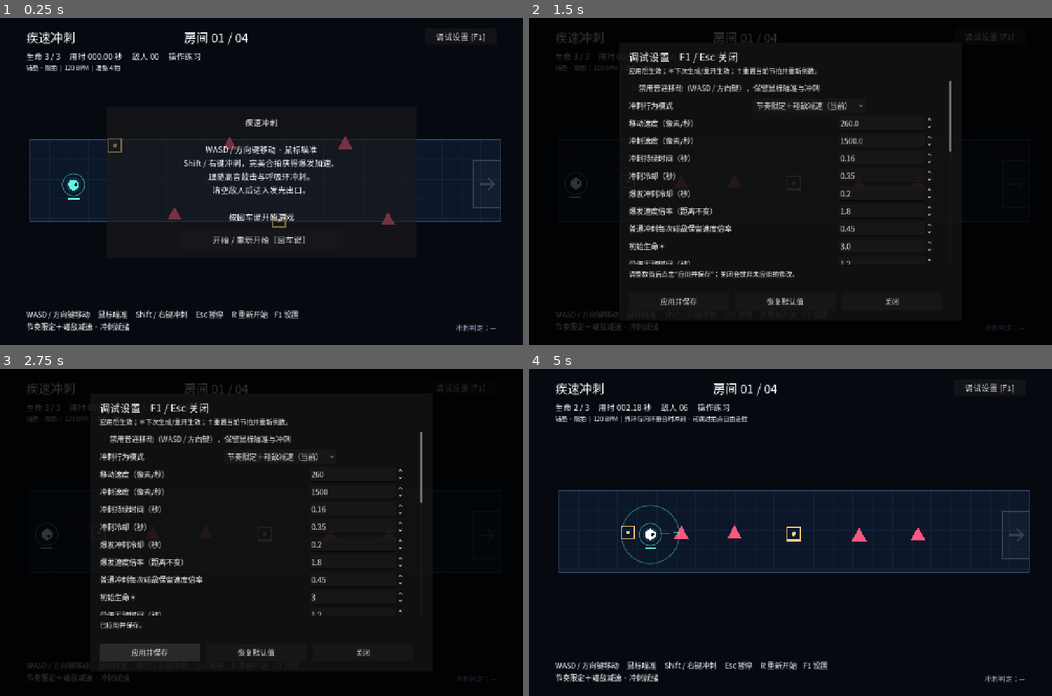
Above: before the commit, frames 1-4 (two rows, left to right).
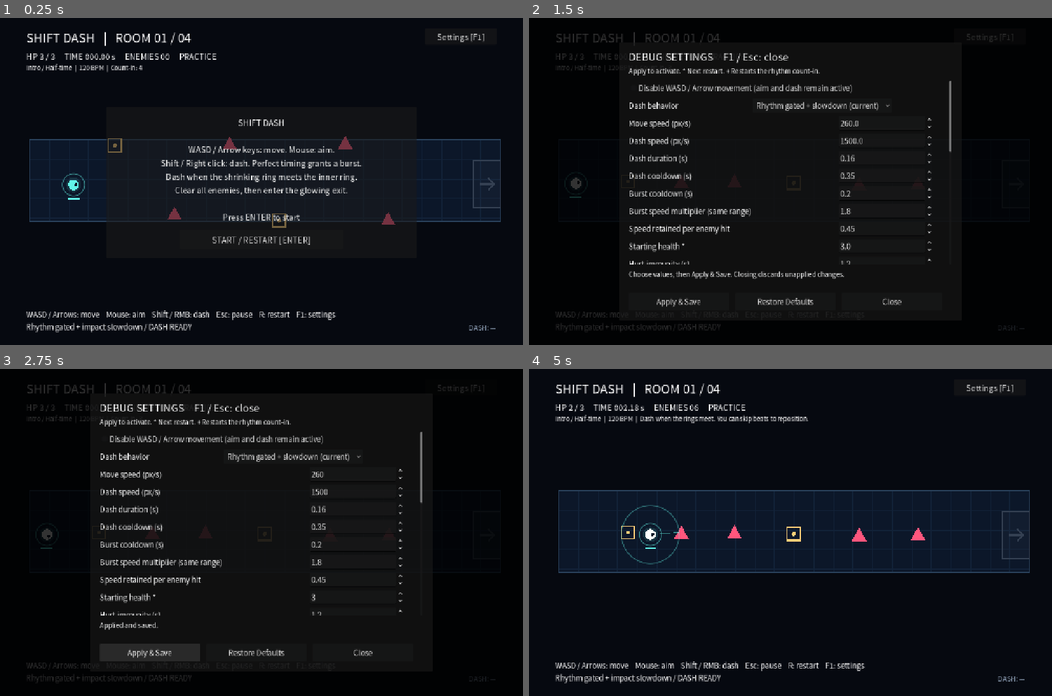
Above: after the commit, the same moments.

Repository: SinonXZH/Shift-dash
Game: Godot game, scene res://scenes/main.tscn
Same seed, same stepped clock (60 frames per second), same inputs: the game is played once before the commit and once after it.
Inputs (mouse positions are in pixels of both pictures, inside the frame that each line leads up to):
- Up to frame 1 (0.25 s): no input
- Up to frame 2 (1.5 s): click "开始 / 重新开始［回车键］" (after the commit: "START / RESTART [ENTER]") at 0.5 s; click "调试设置 [F1]" (after the commit: "Settings [F1]") at 1.25 s
- Up to frame 3 (2.75 s): click "应用并保存" (after the commit: "Apply & Save") at 2 s
- Up to frame 4 (5 s): click "恢复默认值" (after the commit: "Restore Defaults") at 2.75 s; click (889, 653) at 3.5 s, where only the run before the commit has a clickable "关闭"; tap Enter at 4.25, 4.35 s; move the mouse to (905, 516) at 4.27 s; hold D from 4.28 s (still down); click (905, 516) at 4.42 s

The runs differ from the first frame. In frame 1, 5.5% of the frame differs, in the area x 5-94%, y 4-97%; in frame 2, 5.5%; in frame 3, 5.1%; in frame 4, 3.4%.

Commit message:
feat: localize the game interface to English

Diff:
--- a/scenes/ui/game_ui.tscn
+++ b/scenes/ui/game_ui.tscn
@@ -1,7 +1,7 @@
 [gd_scene load_steps=4 format=3]
 [ext_resource type="Script" path="res://scripts/game_ui.gd" id="1"]
 [sub_resource type="SystemFont" id="Font"]
-font_names = PackedStringArray("Microsoft YaHei", "Noto Sans CJK SC", "PingFang SC", "sans-serif")
+font_names = PackedStringArray("Segoe UI", "Microsoft YaHei", "Noto Sans CJK SC", "PingFang SC", "sans-serif")
 [sub_resource type="Theme" id="Theme"]
 default_font = SubResource("Font")
 default_font_size = 20
@@ -23,7 +23,7 @@
 offset_bottom = 67.0
 mouse_filter = 2
 theme_override_font_sizes/font_size = 30
-text = "疾速冲刺"
+text = "SHIFT DASH"
 
 [node name="Stats" type="Label" parent="HUD"]
 offset_left = 64.0
@@ -32,7 +32,7 @@
 offset_bottom = 112.0
 mouse_filter = 2
 theme_override_font_sizes/font_size = 20
-text = "生命 3 / 3"
+text = "HP 3 / 3"
 
 [node name="Rhythm" type="Label" parent="HUD"]
 offset_left = 64.0
@@ -41,7 +41,7 @@
 offset_bottom = 132.0
 mouse_filter = 2
 theme_override_font_sizes/font_size = 15
-text = "节奏提示"
+text = "Rhythm guide"
 
 [node name="Footer" type="Label" parent="HUD"]
 offset_left = 64.0
@@ -50,7 +50,7 @@
 offset_bottom = 782.0
 mouse_filter = 2
 theme_override_font_sizes/font_size = 18
-text = "操作提示"
+text = "Controls"
 
 [node name="Feedback" type="Label" parent="HUD"]
 offset_left = 950.0
@@ -59,14 +59,14 @@
 offset_bottom = 774.0
 mouse_filter = 2
 theme_override_font_sizes/font_size = 17
-text = "冲刺判定：—"
+text = "DASH: --"
 
 [node name="Settings" type="Button" parent="HUD"]
 offset_left = 1040.0
 offset_top = 25.0
 offset_right = 1216.0
 offset_bottom = 65.0
-text = "调试设置 [F1]"
+text = "Settings [F1]"
 [node name="Overlay" type="Panel" parent="HUD"]
 offset_left = 260.0
 offset_top = 218.0
@@ -84,4 +84,4 @@
 offset_top = 300.0
 offset_right = 580.0
 offset_bottom = 348.0
-text = "开始 / 重新开始［回车键］"
+text = "START / RESTART [ENTER]"
--- a/scripts/dash_behavior.gd
+++ b/scripts/dash_behavior.gd
@@ -7,6 +7,6 @@
 	var perfect := error <= perfect_window and onbeat
 	if mode in [Mode.RHYTHM_GATED, Mode.CONTACT_SLOWDOWN]:
 		return {"allowed": onbeat, "empowered": perfect, "confirmed": onbeat,
-			"perfect": perfect, "label": "完美" if perfect else ("合拍" if onbeat else ("本拍已使用" if not fresh_beat and error <= good_window else "未合拍"))}
+			"perfect": perfect, "label": "PERFECT" if perfect else ("ON BEAT" if onbeat else ("BEAT USED" if not fresh_beat and error <= good_window else "OFF BEAT"))}
 	return {"allowed": true, "empowered": onbeat, "confirmed": onbeat,
-		"perfect": perfect, "label": "完美" if perfect else ("合拍" if onbeat else "自由冲刺")}
+		"perfect": perfect, "label": "PERFECT" if perfect else ("ON BEAT" if onbeat else "FREE DASH")}
--- a/scripts/debug_settings.gd
+++ b/scripts/debug_settings.gd
@@ -6,32 +6,32 @@
 const SAVE_PATH := "user://debug_settings.cfg"
 # key, Chinese label, default, minimum, maximum, step
 const FIELDS := [
-	["move_speed", "移动速度（像素/秒）", 260.0, 50, 1000, 10],
-	["dash_speed", "冲刺速度（像素/秒）", 1500.0, 100, 4000, 50],
-	["dash_duration", "冲刺持续时间（秒）", 0.16, 0.04, 1, 0.01],
-	["dash_cooldown", "冲刺冷却（秒）", 0.35, 0.04, 3, 0.01],
-	["onbeat_cooldown", "爆发冲刺冷却（秒）", 0.20, 0.04, 3, 0.01],
-	["onbeat_speed", "爆发速度倍率（距离不变）", 1.8, 1, 3, 0.1],
-	["enemy_hit_speed_factor", "普通冲刺每次碰敌保留速度倍率", 0.45, 0.1, 1, 0.05],
-	["max_health", "初始生命＊", 3.0, 1, 99, 1],
-	["hurt_grace", "受伤无敌时间（秒）", 1.2, 0.1, 5, 0.1],
-	["hit_radius", "冲刺击杀判定半径（像素）", 32.0, 10, 100, 1],
-	["enemy_speed", "敌人基础移动速度", 70.0, 0, 400, 5],
-	["enemy_speed_growth", "每房间增加敌人速度", 13.0, 0, 100, 1],
-	["bullet_speed", "敌弹基础速度", 210.0, 10, 1000, 10],
-	["bullet_growth", "每房间增加敌弹速度", 25.0, 0, 200, 5],
-	["fire_interval", "射击基础间隔（秒）", 2.2, 0.2, 10, 0.1],
-	["fire_reduction", "每房间缩短射击间隔（秒）", 0.2, 0, 1, 0.05],
-	["bpm", "节拍速度（BPM）†", 120.0, 40, 240, 1],
-	["audio_volume", "循环鼓点音量（%）", 65.0, 0, 100, 5],
-	["confirm_volume", "合拍确认音量（%）", 70.0, 0, 100, 5],
-	["audio_offset", "节奏校准（毫秒，正值使提示提前）", 0.0, -200, 200, 5],
-	["count_in", "准备拍数†", 4.0, 1, 8, 1],
-	["preview", "呼吸环提前提示（秒）†", 1.0, 0.2, 2, 0.05],
-	["perfect", "完美判定窗口（±秒）", 0.10, 0.01, 0.3, 0.01],
-	["good", "合拍判定窗口（±秒）", 0.20, 0.02, 0.4, 0.01],
-	["ring_radius", "呼吸环起始半径（像素）", 82.0, 32, 160, 2],
-	["feedback_duration", "底部判定显示时间（秒）", 0.4, 0.1, 2, 0.1],
+	["move_speed", "Move speed (px/s)", 260.0, 50, 1000, 10],
+	["dash_speed", "Dash speed (px/s)", 1500.0, 100, 4000, 50],
+	["dash_duration", "Dash duration (s)", 0.16, 0.04, 1, 0.01],
+	["dash_cooldown", "Dash cooldown (s)", 0.35, 0.04, 3, 0.01],
+	["onbeat_cooldown", "Burst cooldown (s)", 0.20, 0.04, 3, 0.01],
+	["onbeat_speed", "Burst speed multiplier (same range)", 1.8, 1, 3, 0.1],
+	["enemy_hit_speed_factor", "Speed retained per enemy hit", 0.45, 0.1, 1, 0.05],
+	["max_health", "Starting health *", 3.0, 1, 99, 1],
+	["hurt_grace", "Hurt immunity (s)", 1.2, 0.1, 5, 0.1],
+	["hit_radius", "Dash hit radius (px)", 32.0, 10, 100, 1],
+	["enemy_speed", "Enemy base speed", 70.0, 0, 400, 5],
+	["enemy_speed_growth", "Enemy speed per difficulty level", 13.0, 0, 100, 1],
+	["bullet_speed", "Bullet base speed", 210.0, 10, 1000, 10],
+	["bullet_growth", "Bullet speed per difficulty level", 25.0, 0, 200, 5],
+	["fire_interval", "Base fire interval (s)", 2.2, 0.2, 10, 0.1],
+	["fire_reduction", "Fire interval reduction per level (s)", 0.2, 0, 1, 0.05],
+	["bpm", "Tempo (BPM) +", 120.0, 40, 240, 1],
+	["audio_volume", "Drum loop volume (%)", 65.0, 0, 100, 5],
+	["confirm_volume", "Timing confirmation volume (%)", 70.0, 0, 100, 5],
+	["audio_offset", "Timing offset (ms; positive = earlier)", 0.0, -200, 200, 5],
+	["count_in", "Count-in beats +", 4.0, 1, 8, 1],
+	["preview", "Ring preview time (s) +", 1.0, 0.2, 2, 0.05],
+	["perfect", "Perfect window (+/- s)", 0.10, 0.01, 0.3, 0.01],
+	["good", "On-beat window (+/- s)", 0.20, 0.02, 0.4, 0.01],
+	["ring_radius", "Outer ring radius (px)", 82.0, 32, 160, 2],
+	["feedback_duration", "HUD feedback duration (s)", 0.4, 0.1, 2, 0.1],
 ]
 
 var values: Dictionary = {}
@@ -78,12 +78,12 @@
 	panel.size = Vector2(840, 680)
 	screen.add_child(panel)
 	var title := Label.new()
-	title.text = "调试设置    F1 / Esc 关闭"
+	title.text = "DEBUG SETTINGS    F1 / Esc: close"
 	title.position = Vector2(24, 16)
 	title.add_theme_font_size_override("font_size", 25)
 	panel.add_child(title)
 	var hint := Label.new()
-	hint.text = "应用后生效；＊下次生成/重开生效；†重置当前节拍并重新倒数。"
+	hint.text = "Apply to activate. * Next restart. + Restarts the rhythm count-in."
 	hint.position = Vector2(24, 57)
 	hint.add_theme_font_size_override("font_size", 16)
 	panel.add_child(hint)
@@ -96,19 +96,19 @@
 	list.add_theme_constant_override("separation", 8)
 	scroll.add_child(list)
 	disable_movement = CheckBox.new()
-	disable_movement.text = "禁用普通移动（WASD / 方向键），保留鼠标瞄准与冲刺"
+	disable_movement.text = "Disable WASD / Arrow movement (aim and dash remain active)"
 	disable_movement.button_pressed = values["disable_movement"]
 	list.add_child(disable_movement)
 	var mode_row := HBoxContainer.new()
 	list.add_child(mode_row)
 	var mode_label := Label.new()
-	mode_label.text = "冲刺行为模式"
+	mode_label.text = "Dash behavior"
 	mode_label.custom_minimum_size.x = 300
 	mode_row.add_child(mode_label)
 	dash_mode = OptionButton.new()
-	dash_mode.add_item("自由冲刺（旧模式存档）", 0)
-	dash_mode.add_item("节奏限定（无减速存档）", 1)
-	dash_mode.add_item("节奏限定＋碰敌减速（当前）", 2)
+	dash_mode.add_item("Free dash (original archive)", 0)
+	dash_mode.add_item("Rhythm gated (archive)", 1)
+	dash_mode.add_item("Rhythm gated + slowdown (current)", 2)
 	dash_mode.select(values["dash_mode"])
 	mode_row.add_child(dash_mode)
 	for field in FIELDS:
@@ -135,15 +135,15 @@
 	actions.position = Vector2(24, 612)
 	actions.add_theme_constant_override("separation", 16)
 	panel.add_child(actions)
-	for caption in ["应用并保存", "恢复默认值", "关闭"]:
+	for caption in ["Apply & Save", "Restore Defaults", "Close"]:
 		var button := Button.new()
 		button.text = caption
 		button.custom_minimum_size = Vector2(245, 44)
 		actions.add_child(button)
 		match caption:
-			"应用并保存": button.pressed.connect(apply_values)
-			"恢复默认值": button.pressed.connect(reset_fields)
-			"关闭": button.pressed.connect(func(): closed.emit())
+			"Apply & Save": button.pressed.connect(apply_values)
+			"Restore Defaults": button.pressed.connect(reset_fields)
+			"Close": button.pressed.connect(func(): closed.emit())
 	screen.hide()
 
 
@@ -153,7 +153,7 @@
 	for key in inputs:
 		inputs[key].value = values[key]
 		inputs[key].get_line_edit().text = str(values[key])
-	status.text = "调整数值后点击“应用并保存”；关闭会放弃未应用的修改。"
+	status.text = "Choose values, then Apply & Save. Closing discards unapplied changes."
 	screen.show()
 
 
@@ -163,20 +163,20 @@
 	for field in FIELDS:
 		inputs[field[0]].value = field[2]
 		inputs[field[0]].get_line_edit().text = str(field[2])
-	status.text = "已填入默认值，点击“应用并保存”后生效。"
+	status.text = "Defaults filled in. Click Apply & Save to activate."
 
 
 func apply_values() -> void:
 	for key in inputs:
 		inputs[key].apply()
 	if inputs["perfect"].value > inputs["good"].value:
-		status.text = "无法应用：完美窗口不能大于合拍窗口。"
+		status.text = "Cannot apply: Perfect window must not exceed On-beat window."
 		return
 	if inputs["dash_cooldown"].value < inputs["dash_duration"].value:
-		status.text = "无法应用：冲刺冷却不能短于持续时间。"
+		status.text = "Cannot apply: Dash cooldown must be at least the dash duration."
 		return
 	if inputs["onbeat_cooldown"].value < inputs["dash_duration"].value or inputs["onbeat_cooldown"].value > inputs["dash_cooldown"].value:
-		status.text = "无法应用：合拍冷却需介于冲刺持续时间与普通冷却之间。"
+		status.text = "Cannot apply: Burst cooldown must be between dash duration and dash cooldown."
 		return
 	for key in inputs:
 		values[key] = inputs[key].value
@@ -188,4 +188,4 @@
 	for key in values:
 		saved.set_value("tuning", key, values[key])
 	var error := saved.save(SAVE_PATH)
-	status.text = "已应用并保存。" if error == OK else "已应用，本次保存失败：%s" % error_string(error)
+	status.text = "Applied and saved." if error == OK else "Applied. Save failed: %s" % error_string(error)
--- a/scripts/enemy.gd
+++ b/scripts/enemy.gd
@@ -1,7 +1,7 @@
 @tool
 extends CharacterBody2D
 signal fired(location: Vector2, velocity: Vector2)
-@export_enum("追踪", "射击") var kind: int = 0:
+@export_enum("Chaser", "Shooter") var kind: int = 0:
 	set(value):
 		kind = value
 		queue_redraw()
--- a/scripts/main.gd
+++ b/scripts/main.gd
@@ -35,7 +35,7 @@
 	player.confirmed.connect(confirm_audio.confirm)
 	apply_tuning(settings.values.duplicate())
 	current_room = $Rooms.get_child(0) if $Rooms.get_child_count() > 0 else null
-	show_overlay("疾速冲刺", "WASD / 方向键移动 · 鼠标瞄准\nShift / 右键冲刺，完美合拍获得爆发加速。\n跟随高音敲击与呼吸环冲刺。\n清空敌人后进入发光出口。\n\n按回车键开始游戏")
+	show_overlay("SHIFT DASH", "WASD / Arrow keys: move. Mouse: aim.\nShift / Right click: dash. Perfect timing grants a burst.\nDash when the shrinking ring meets the inner ring.\nClear all enemies, then enter the glowing exit.\n\nPress ENTER to start")
 	update_ui()
 
 func show_overlay(heading: String, body: String) -> void:
@@ -52,7 +52,7 @@
 
 func spawn_room() -> void:
 	if room_scenes.is_empty():
-		push_error("请在主场景的 Room Scenes 中配置房间场景。")
+		push_error("Assign at least one room in the main scene Room Scenes array.")
 		return
 	for child in $Rooms.get_children():
 		$Rooms.remove_child(child)
@@ -143,7 +143,7 @@
 				mode = "paused"
 				beat_audio.stream_paused = true
 				confirm_audio.stream_paused = true
-				show_overlay("已暂停", "按 Esc 继续游戏\n按回车键重新开始")
+				show_overlay("PAUSED", "Press ESC to resume\nPress ENTER to restart")
 			else:
 				mode = "playing"
 				beat_audio.stream_paused = false
@@ -218,13 +218,13 @@
 		mode = "lost"
 		beat_audio.stop()
 		confirm_audio.stop()
-		show_overlay("挑战结束", "用时：%.2f 秒\n到达房间：%d / %d\n\n跟随呼吸环练习冲刺，按回车键再试一次。" % [elapsed, room, room_scenes.size()])
+		show_overlay("RUN ENDED", "Time: %.2f s\nRoom reached: %d / %d\nFollow the breathing ring. Press ENTER to try again." % [elapsed, room, room_scenes.size()])
 
 func finish_run() -> void:
 	mode = "won"
 	beat_audio.stop()
 	confirm_audio.stop()
-	show_overlay("全部通关！", "用时：%.2f 秒\n\n当前为操作练习模式，不计分。\n可以在调试设置中调整手感后再试一次。" % elapsed)
+	show_overlay("ALL ROOMS CLEARED", "Time: %.2f s\n\nPractice mode: no scoring.\nTry adjusting the settings for another run." % elapsed)
 
 func burst(location: Vector2, color: Color) -> void:
 	for index in range(12):
@@ -240,13 +240,13 @@
 			sparks.remove_at(index)
 
 func update_ui() -> void:
-	ui.feedback_label.text = "冲刺判定：" + (player.rhythm_feedback if player.rhythm_feedback_left > 0 else "—")
+	ui.feedback_label.text = "DASH: " + (player.rhythm_feedback if player.rhythm_feedback_left > 0 else "—")
 	ui.feedback_label.add_theme_color_override("font_color", Color("9baec5"))
 	var count_in := rhythm.countdown()
-	ui.rhythm_label.text = "%s  |  %d BPM  |  %s" % [rhythm.section_name(), int(rhythm.bpm), "准备 %d 拍" % count_in if count_in > 0 else "外环与内环重合时冲刺 · 可跳过拍点自由走位"]
-	ui.title_label.text = "疾速冲刺                                      房间 %02d / %02d" % [room, room_scenes.size()]
-	ui.stats_label.text = "生命 %d / %d     用时 %06.2f 秒     敌人 %02d     操作练习" % [health, run_max_health, elapsed, enemies.size()]
-	ui.footer_label.text = "%s     鼠标瞄准     Shift / 右键冲刺     Esc 暂停     R 重新开始    F1 设置\n%s · %s" % ["普通移动已禁用" if tuning["disable_movement"] else "WASD / 方向键移动", ["自由冲刺（存档）", "节奏限定（无减速存档）", "节奏限定＋碰敌减速"][int(tuning.get("dash_mode", 2))], "冲刺就绪" if player.cooldown <= 0.0 else "冲刺冷却中"]
+	ui.rhythm_label.text = "%s  |  %d BPM  |  %s" % [rhythm.section_name(), int(rhythm.bpm), "Count-in: %d" % count_in if count_in > 0 else "Dash when the rings meet. You can skip beats to reposition."]
+	ui.title_label.text = "SHIFT DASH   |   ROOM %02d / %02d" % [room, room_scenes.size()]
+	ui.stats_label.text = "HP %d / %d     TIME %06.2f s     ENEMIES %02d     PRACTICE" % [health, run_max_health, elapsed, enemies.size()]
+	ui.footer_label.text = "%s    Mouse: aim    Shift / RMB: dash    Esc: pause    R: restart    F1: settings\n%s / %s" % ["Movement disabled" if tuning["disable_movement"] else "WASD / Arrows: move", ["Free dash (archive)", "Rhythm gated (archive)", "Rhythm gated + impact slowdown"][int(tuning.get("dash_mode", 2))], "DASH READY" if player.cooldown <= 0.0 else "DASH RECHARGING"]
 
 func _draw() -> void:
 	for bullet in bullets:
--- a/scripts/rhythm_guide.gd
+++ b/scripts/rhythm_guide.gd
@@ -9,9 +9,9 @@
 var good_window := 0.20
 
 const SECTIONS := [
-	{"name": "铺垫 · 隔拍", "beats": [0.0, 2.0]},
-	{"name": "推进 · 每拍", "beats": [0.0, 1.0, 2.0, 3.0]},
-	{"name": "变奏 · 切分", "beats": [0.0, 1.0, 2.5, 3.5]},
+	{"name": "Intro / Half-time", "beats": [0.0, 2.0]},
+	{"name": "Drive / Every beat", "beats": [0.0, 1.0, 2.0, 3.0]},
+	{"name": "Variation / Syncopated", "beats": [0.0, 1.0, 2.5, 3.5]},
 ]
 
 var time := 0.0
--- a/scripts/room.gd
+++ b/scripts/room.gd
@@ -4,7 +4,7 @@
 	set(value):
 		arena_size = value
 		queue_redraw()
-@export_enum("铺垫 · 隔拍", "推进 · 每拍", "变奏 · 切分") var rhythm_section := 0
+@export_enum("Intro / Half-time", "Drive / Every beat", "Variation / Syncopated") var rhythm_section := 0
 @export_range(1, 10, 1) var difficulty := 1
 
 func _ready() -> void:
--- a/tests/dash_modes_smoke.gd
+++ b/tests/dash_modes_smoke.gd
@@ -36,7 +36,7 @@
 	game.player.cooldown = 0
 	game.rhythm.time = 2.17
 	game.player.try_dash()
-	assert(game.player.dash_left == 0 and game.player.rhythm_feedback == "本拍已使用")
+	assert(game.player.dash_left == 0 and game.player.rhythm_feedback == "BEAT USED")
 	game.open_settings()
 	game.settings.dash_mode.select(0)
 	game.settings.apply_values()
